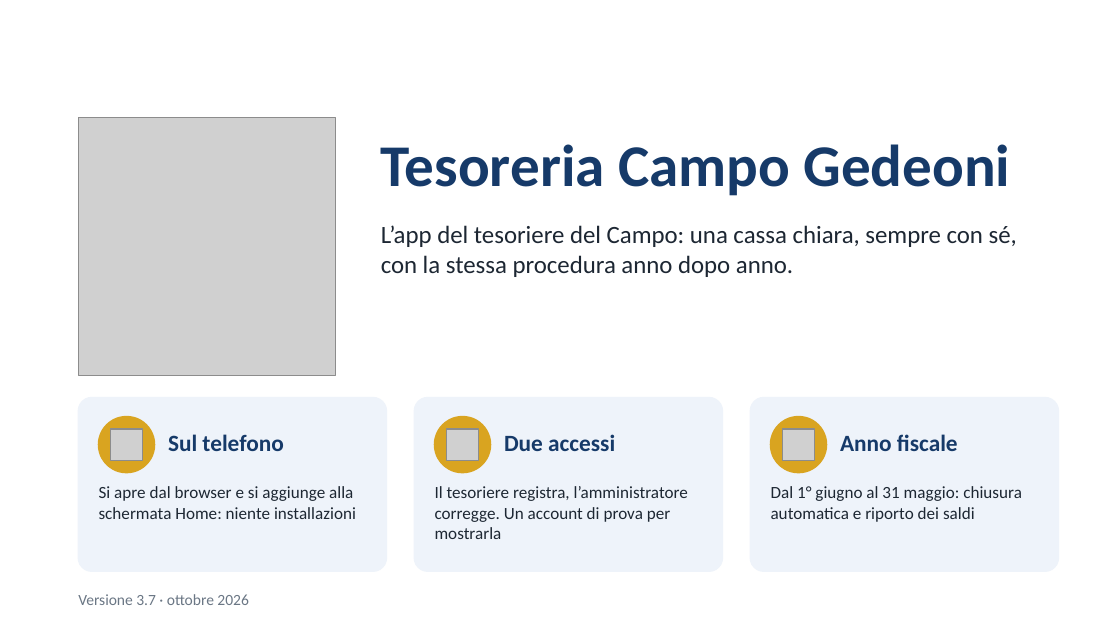
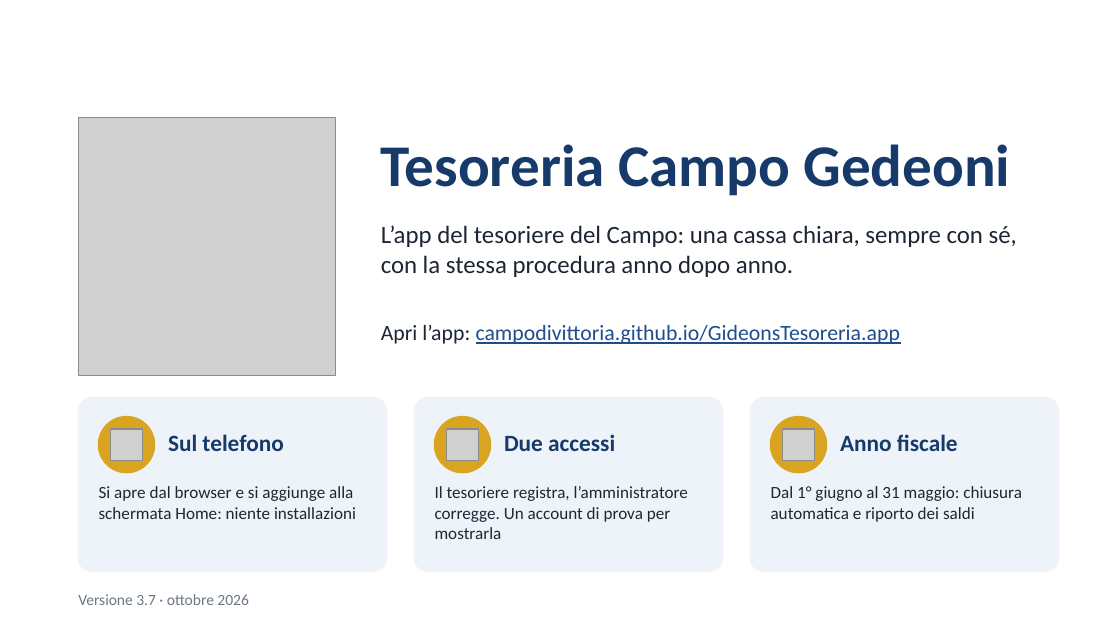
Before and after one commit to campodivittoria/GideonsTesoreria.app, a slide deck: slide 1 of presentazione/Tesoreria-Campo-Gedeoni.pptx. Drawn at 1120x630 pixels with LibreOffice and Linux fonts; fonts in the diff are those of the drawing; grey boxes stand for pictures. Boxes give left, top, right and bottom in pixels: in the first picture for what was removed or moved away, otherwise in the second. Text is boxed around its words. In the diff, an @@ line names an element or a change of style, - is before the commit and + after.

```diff
--- a/presentazione/Tesoreria-Campo-Gedeoni.pptx
+++ b/presentazione/Tesoreria-Campo-Gedeoni.pptx
@@ text added at (x1=381, y1=325, x2=900, y2=344), 14 pt, text #1F4E8C, underline @@
+Apri l’app: campodivittoria.github.io/GideonsTesoreria.app
```
Also in this commit, not shown: 1 other slide changed.
